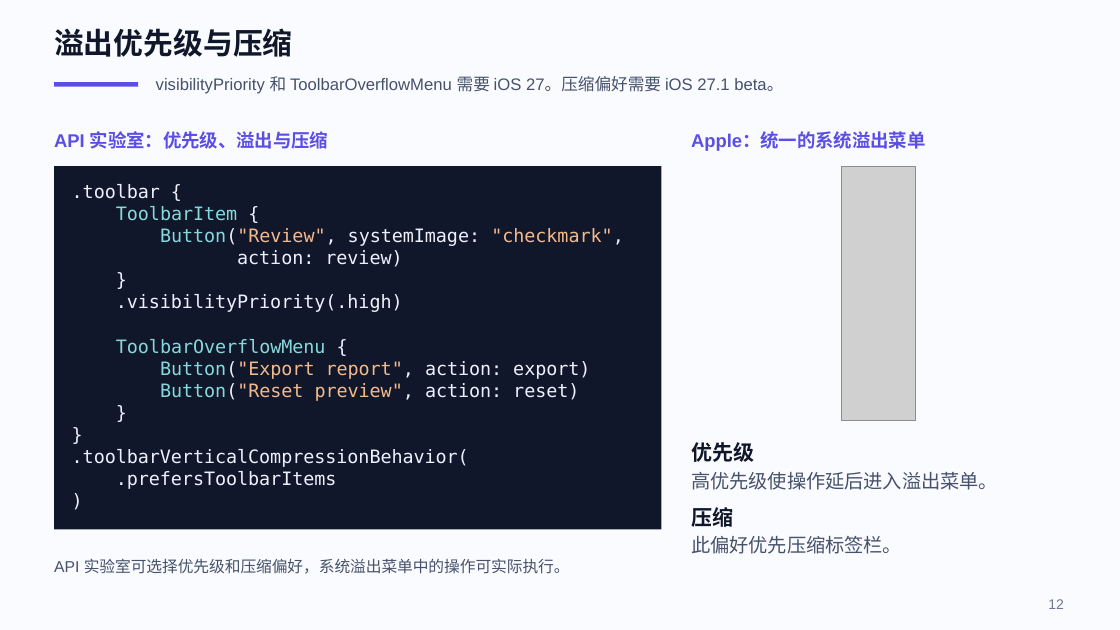
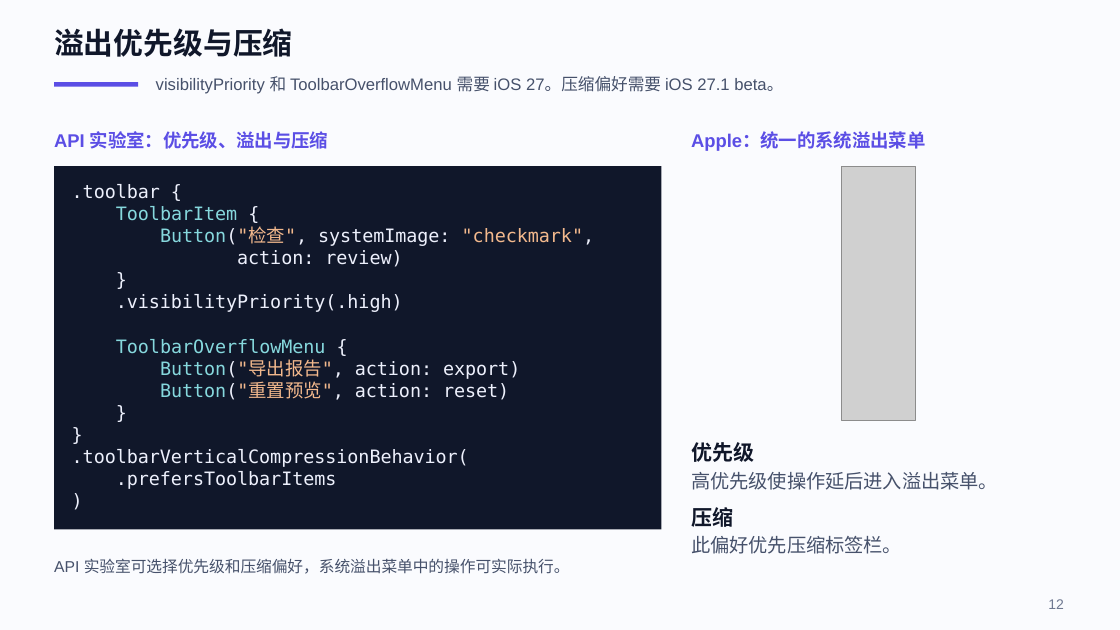
Before and after one commit to astralchen/AdaptiveIphoneDuoAPI, a slide deck: slide 12 of AdaptiveDuoLab/Docs/AdaptiveDuoLab_iPhone_Duo_Demo.pptx. Drawn at 1120x630 pixels with LibreOffice and Linux fonts; fonts in the diff are those of the drawing; grey boxes stand for pictures. Boxes give left, top, right and bottom in pixels: in the first picture for what was removed or moved away, otherwise in the second. Text is boxed around its words. In the diff, an @@ line names an element or a change of style, - is before the commit and + after.

```diff
--- a/AdaptiveDuoLab/Docs/AdaptiveDuoLab_iPhone_Duo_Demo.pptx
+++ b/AdaptiveDuoLab/Docs/AdaptiveDuoLab_iPhone_Duo_Demo.pptx
@@ text at [160, 228, 595, 246]: text changed; text colour #F3B98D to #EDF0FC @@
-Button("Review", systemImage: "checkmark",
+Button("检查", systemImage: "checkmark",
@@ text at [160, 360, 520, 400]: text changed @@
-Button("Export report", action: export)
-Button("Reset preview", action: reset)
+Button("导出报告", action: export)
+Button("重置预览", action: reset)
```
Also in this commit, not shown: 7 other slides changed, 11 other files.
